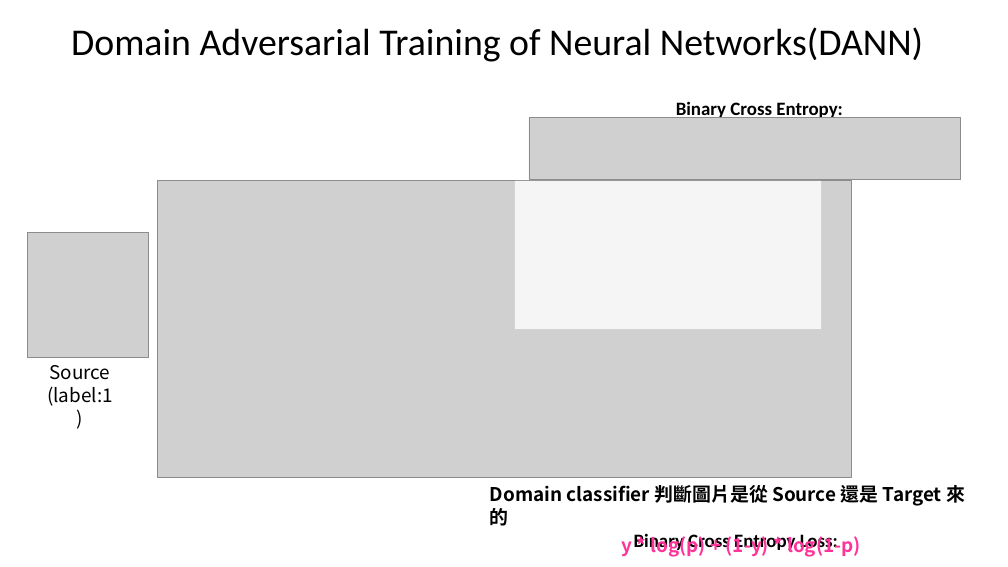
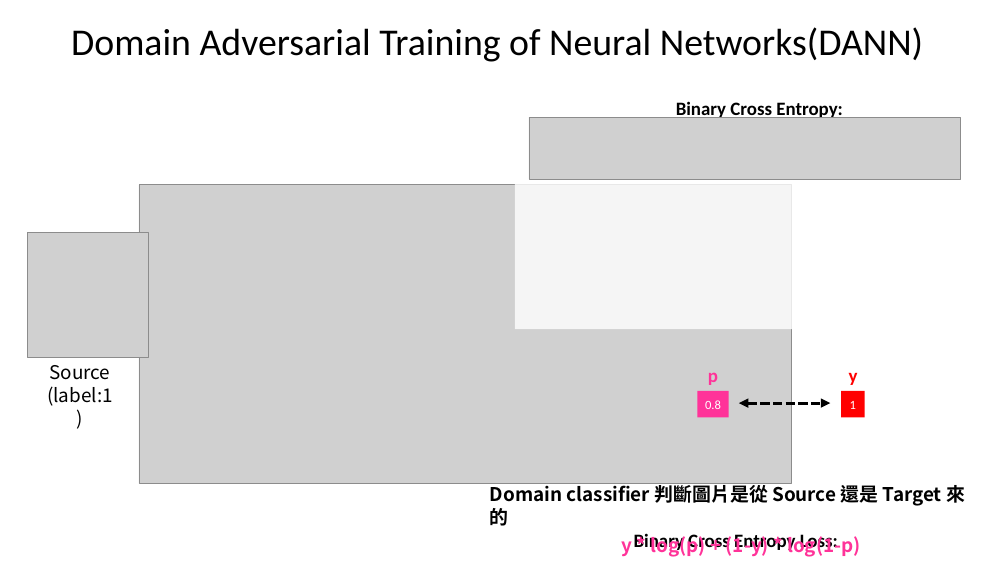
Before and after one commit to alicebook12220/yolov4_python, a slide deck: slide 26 of DA.pptx (slide 24 before the commit). Drawn at 1008x567 pixels with LibreOffice and Linux fonts; fonts in the diff are those of the drawing; grey boxes stand for pictures. Boxes give left, top, right and bottom in pixels: in the first picture for what was removed or moved away, otherwise in the second. Text is boxed around its words. In the diff, an @@ line names an element or a change of style, - is before the commit and + after.

```diff
--- a/DA.pptx
+++ b/DA.pptx
@@ picture: place and size @@
-picture at <box>157,181,851,478</box>
+picture at <box>139,185,792,483</box>
@@ text added at <box>708,372,718,385</box>, 18 pt, text #FF3399, bold @@
+p
@@ text added at <box>849,372,858,385</box>, 18 pt, text #FF0000, bold @@
+y
@@ rectangle added at <box>697,391,729,417</box>, fill #FF3399, 12 pt, text #FFFFFF @@
+0.8
@@ double arrow added from (739, 403) to (830, 403), #000000 3 pt dashed @@
@@ rectangle added at <box>842,391,865,417</box>, fill #FF0000, 12 pt, text #FFFFFF @@
+1
```
Also in this commit, not shown: 12 other slides changed, 4 slides added.
